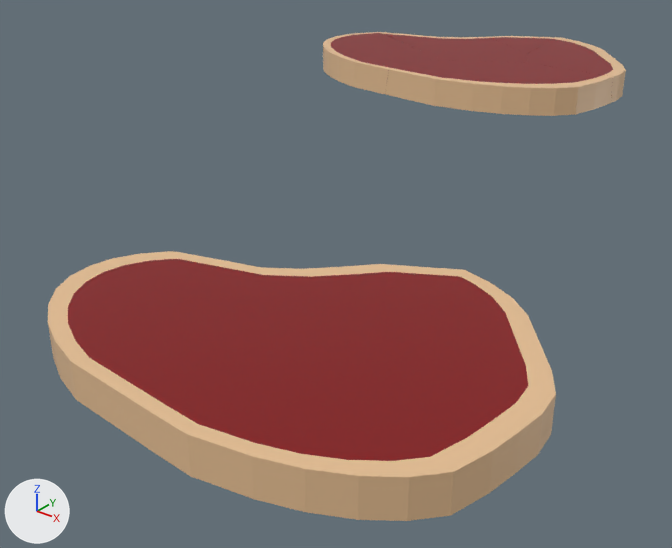
Renders of the FBX model Assets/art/steak_uncooked.fbx from each side of a commit.
The view is the same before and after, from a 50 mm camera at (4.26, -9.37, 3.6) aimed at (-1.29, -2.43, -0.7). Arrows for +X, +Y and +Z are at lower left; the lights stay in place. Where no turn or scale is listed for an object, it has been applied to the vertices.

In view in the first picture: 'Cylinder', 'Cylinder.001_cell', 'Cylinder.001_cell.001', 'Cylinder.001_cell.002', 'Cylinder.001_cell.004', 'Cylinder.001_cell.005'.
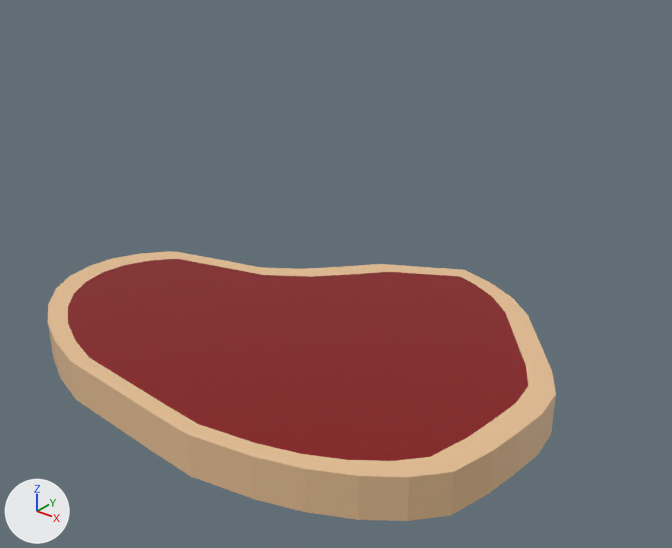
Commit message: fixed steak models

Pixel boxes (x1, y1, x2, y2) of what changed, in the pictures (672 x 548 px):
'Cylinder.001_cell.002', deleted: before (386, 60, 613, 116)
    faces in mat_material (beige #e7c094): (386, 68, 613, 116)
    faces in mat_material_001 (red #850005): (395, 60, 602, 84)
'Cylinder.001_cell.004', deleted: before (323, 32, 427, 94)
    faces in mat_material_001 (red #850005): (331, 33, 427, 94)
    faces in mat_material (beige #e7c094): (323, 32, 392, 94)
'Cylinder.001_cell.001', deleted: before (377, 32, 527, 63)
    faces in mat_material_001 (red #850005): (379, 33, 527, 63)
    faces in mat_material (beige #e7c094): (377, 32, 490, 39)
'Cylinder.001_cell', deleted: before (527, 37, 626, 103)
    faces in mat_material_001 (red #850005): (527, 39, 613, 96)
    faces in mat_material (beige #e7c094): (554, 37, 626, 103)
'Cylinder.001_cell.005', deleted: before (490, 36, 556, 54)
    faces in mat_material_001 (red #850005): (492, 37, 552, 54)

Diff of the bpy script that builds the scene:
```diff
--- a/Assets/art/steak_uncooked.fbx.py
+++ b/Assets/art/steak_uncooked.fbx.py
@@ ob_cylinder_001_cell_005 @@
-ob_cylinder_001_cell_005 = bpy.data.objects.new('Cylinder.001_cell.005', me_cylinder_001_cell_004)
-ob_cylinder_001_cell_005.location = (-2.05, 2.47, 0.79)
@@ ob_cylinder_001_cell @@
-ob_cylinder_001_cell = bpy.data.objects.new('Cylinder.001_cell', me_cylinder_001_cell_006)
-ob_cylinder_001_cell.location = (-1.03, 2.2, 0.68)
@@ ob_cylinder_001_cell_004 @@
-ob_cylinder_001_cell_004 = bpy.data.objects.new('Cylinder.001_cell.004', me_cylinder_001_cell_003)
-ob_cylinder_001_cell_004.location = (-3.55, 0.82, 0.68)
@@ ob_cylinder_001_cell_001 @@
-ob_cylinder_001_cell_001 = bpy.data.objects.new('Cylinder.001_cell.001', me_cylinder_001_cell_007)
-ob_cylinder_001_cell_001.location = (-2.44, 1.83, 0.69)
@@ ob_cylinder_001_cell_002 @@
-ob_cylinder_001_cell_002 = bpy.data.objects.new('Cylinder.001_cell.002', me_cylinder_001_cell_001)
-ob_cylinder_001_cell_002.location = (-1.13, 0.64, 0.69)
```
